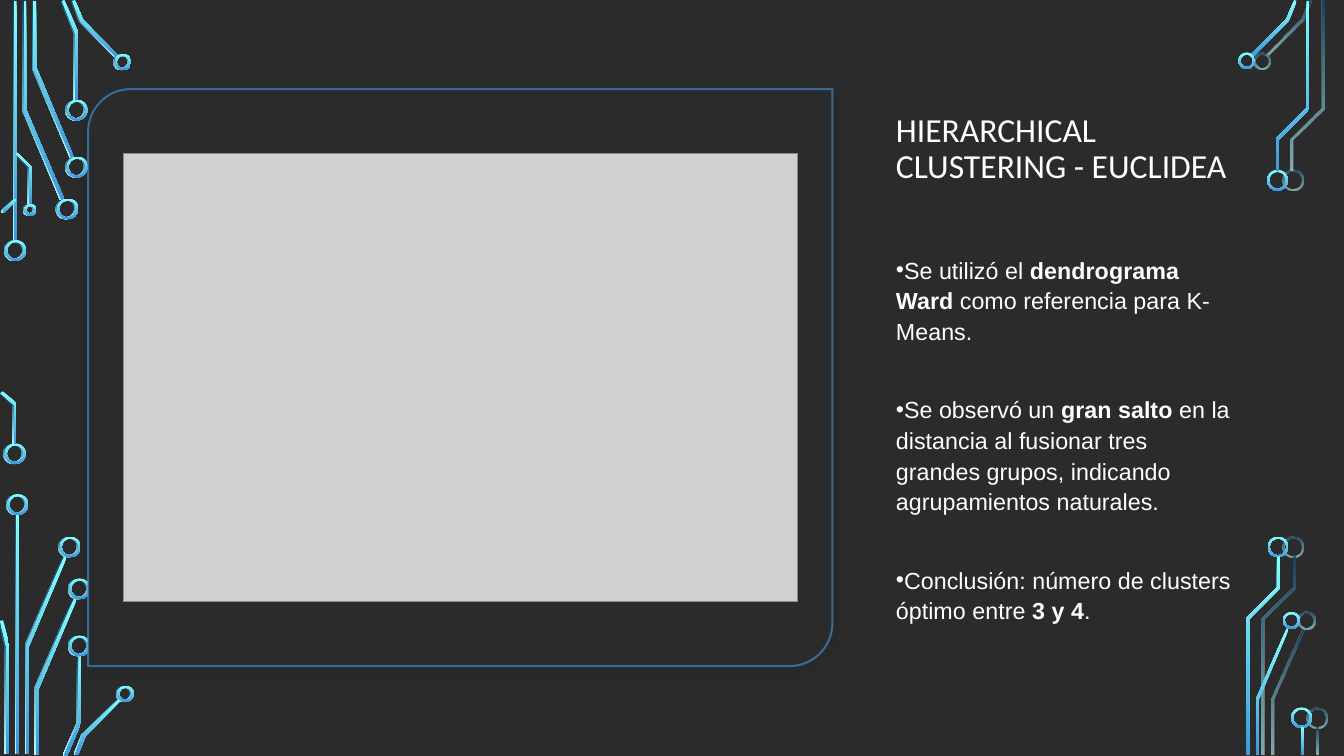
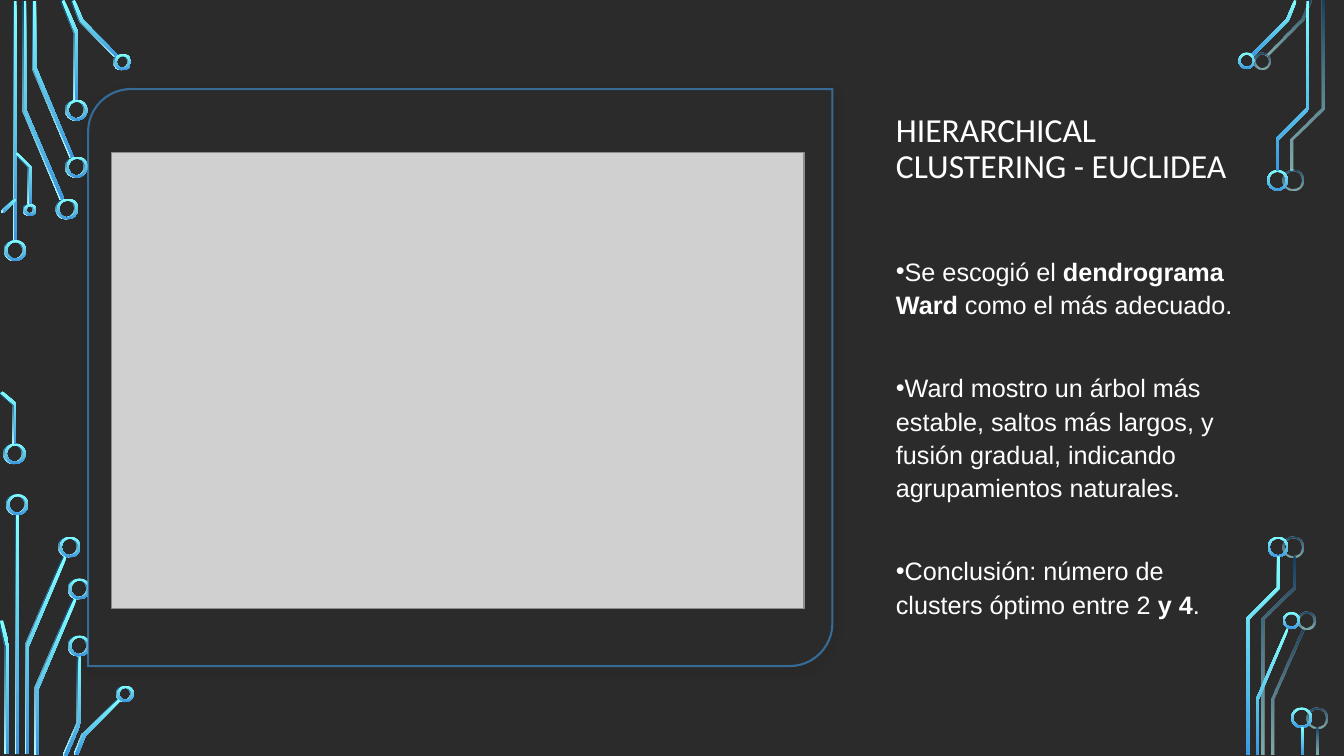
Before and after one commit to lauragagonzalez/Aprendizaje-Autom-tico, a slide deck: slide 8 of MACHINE LEARNING.pptx. Drawn at 1344x756 pixels with LibreOffice and Linux fonts; fonts in the diff are those of the drawing; grey boxes stand for pictures; background and template pictures are left out; a plain dark background stands for a picture behind light text. Boxes give left, top, right and bottom in pixels: in the first picture for what was removed or moved away, otherwise in the second. Text is boxed around its words. In the diff, an @@ line names an element or a change of style, - is before the commit and + after.

```diff
--- a/MACHINE LEARNING.pptx
+++ b/MACHINE LEARNING.pptx
@@ picture: place and size @@
-picture at box(123, 153, 797, 602)
+picture at box(111, 152, 804, 608)
@@ text at box(896, 262, 1233, 619): text changed; size 16.6 to 18 pt @@
-• Se utilizó el dendrograma Ward como referencia para K-Means.
-• Se observó un gran salto en la distancia al fusionar tres grandes grupos, indicando agrupamientos naturales.
-• Conclusión: número de clusters óptimo entre 3 y 4.
+• Se escogió el dendrograma Ward como el más adecuado.
+• Ward mostro un árbol más estable, saltos más largos, y fusión gradual, indicando agrupamientos naturales.
+• Conclusión: número de clusters óptimo entre 2 y 4.
```
Also in this commit, not shown: 5 other slides changed, 1 slide added, 1 slide removed.
